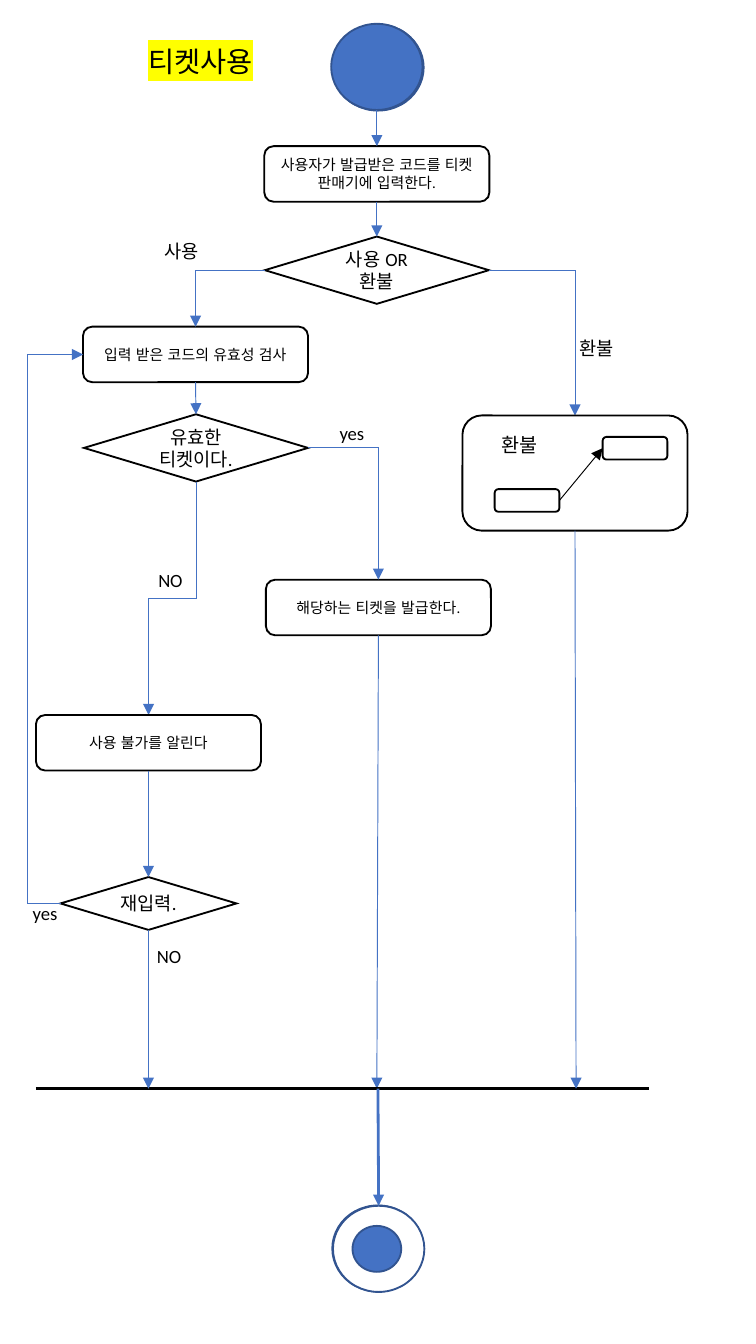
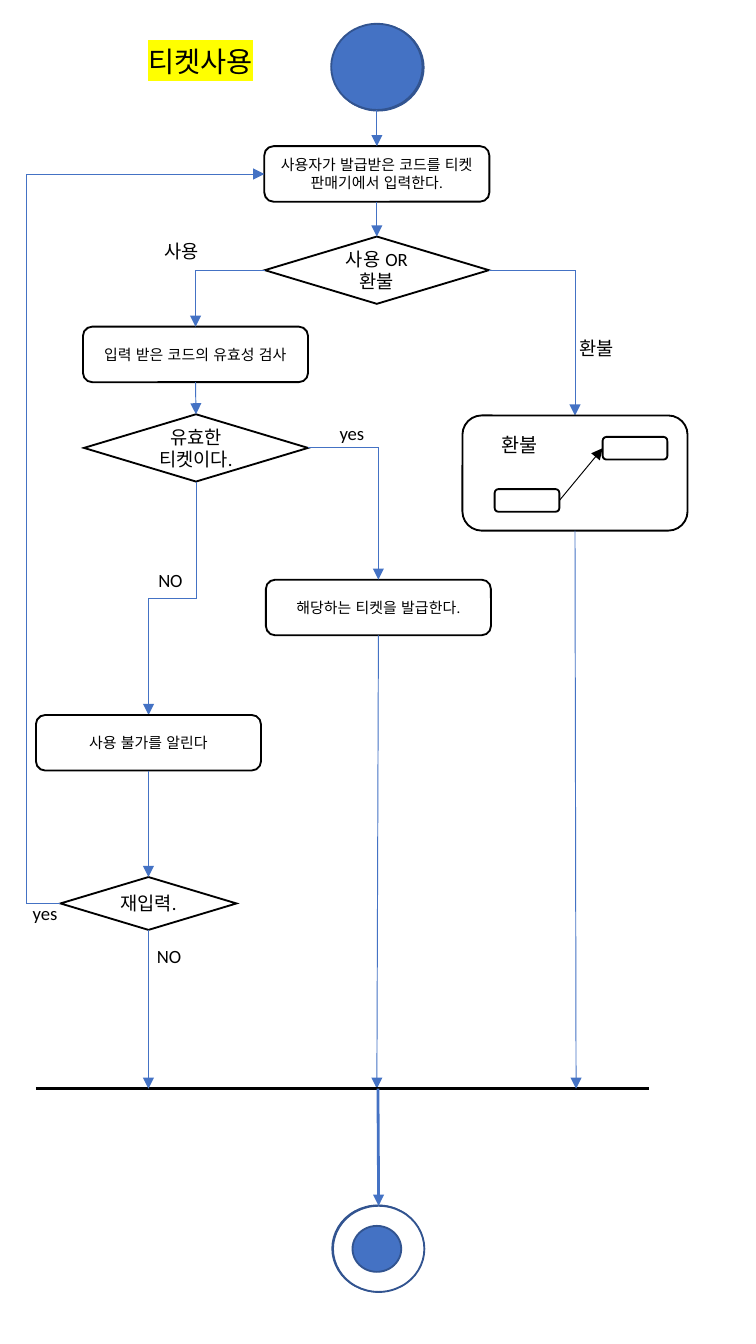
Before and after one commit to deodeok/moba, a slide deck: slide 6 of 소공 설계서/액티비티 다이어그램.pptx. Drawn at 756x1344 pixels with LibreOffice and Linux fonts; fonts in the diff are those of the drawing. Boxes give left, top, right and bottom in pixels: in the first picture for what was removed or moved away, otherwise in the second. Text is boxed around its words. In the diff, an @@ line names an element or a change of style, - is before the commit and + after.

```diff
--- a/소공 설계서/액티비티 다이어그램.pptx
+++ b/소공 설계서/액티비티 다이어그램.pptx
@@ elbow arrow moved from (61, 904) - (83, 355) to (61, 904) - (265, 174) @@
@@ text in rounded rectangle at (281, 157, 473, 190): text changed @@
-사용자가 발급받은 코드를 티켓 판매기에 입력한다.
+사용자가 발급받은 코드를 티켓 판매기에서 입력한다.
```
Also in this commit, not shown: 2 other slides changed, 1 other file.
